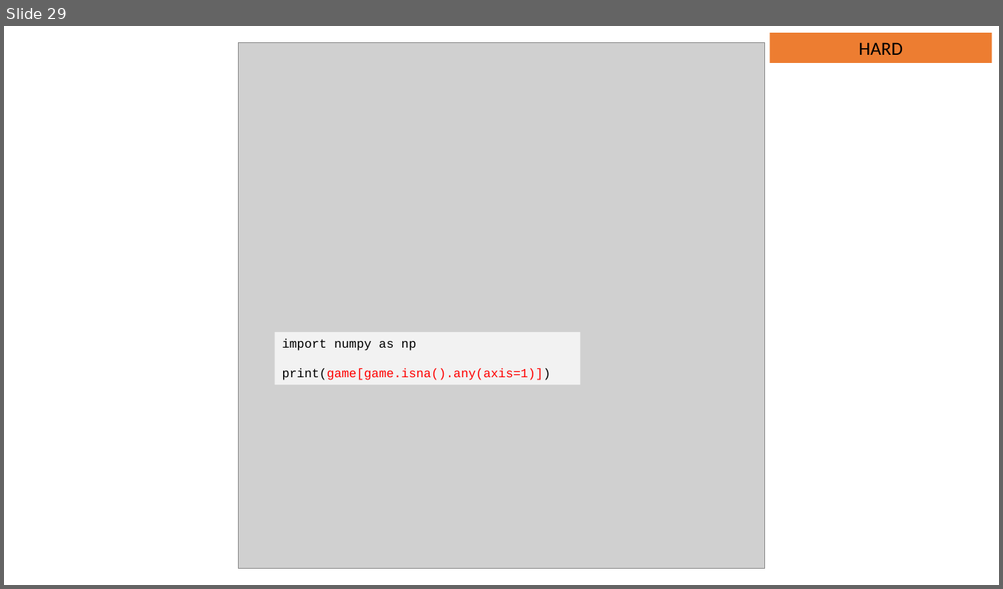
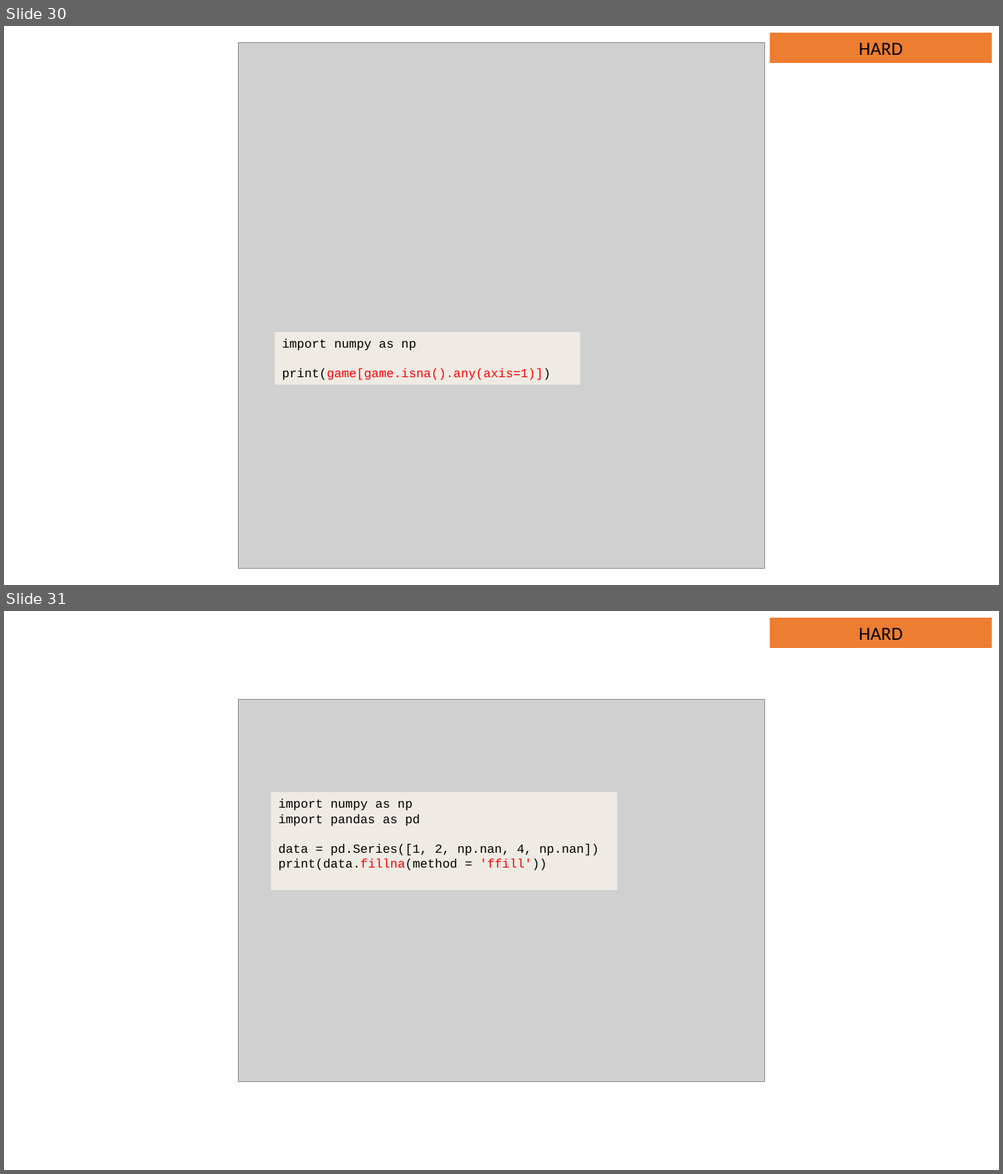
Before and after one commit to JNYH/DataCamp_Assessment, a slide deck: Data_Management.pptx. Shown one above the other, each under a label of ours: slide 29 before the commit, slides 30 and 31 after it. The pictures are 1003x589 and 1003x1174 pixels, drawn with LibreOffice and Linux fonts; fonts in the diff are those of the drawing; grey boxes stand for pictures. Boxes give left, top, right and bottom in pixels: in the first picture for what was removed or moved away, otherwise in the second. Text is boxed around its words. In the diff, an @@ line names an element or a change of style, - is before the commit and + after.

Commit message:
DataCamp assessment questions

```diff
--- a/Data_Management.pptx
+++ b/Data_Management.pptx
@@ slide 31 added at (4,611,999,1170), background #FFFFFF @@
@@ rectangle added at (769,618,992,647), fill #ED7D31, 18 pt, text #000000 @@
+HARD
@@ picture added at (239,699,765,1082) @@
@@ rectangle added at (271,792,617,890), fill #EFEBE4, 12 pt, text #000000 @@
+import numpy as np
+import pandas as pd
+data = pd.Series([1, 2, np.nan, 4, np.nan])
+print(data.fillna(method = 'ffill'))
@@ what was slide 29 is now slide 30 @@
```
Also in this commit, not shown: 27 other slides changed, 6 other slides added, 1 slide removed.
